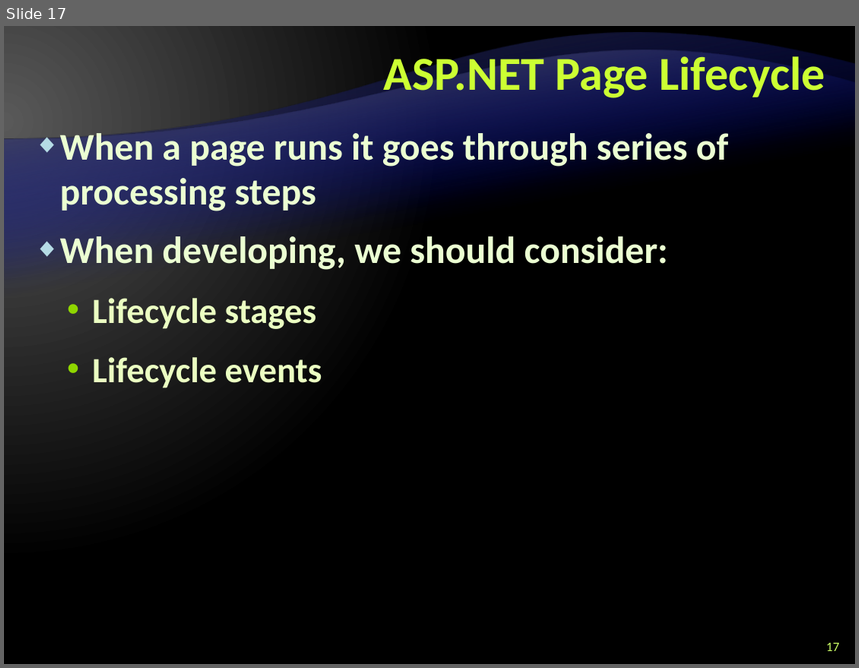
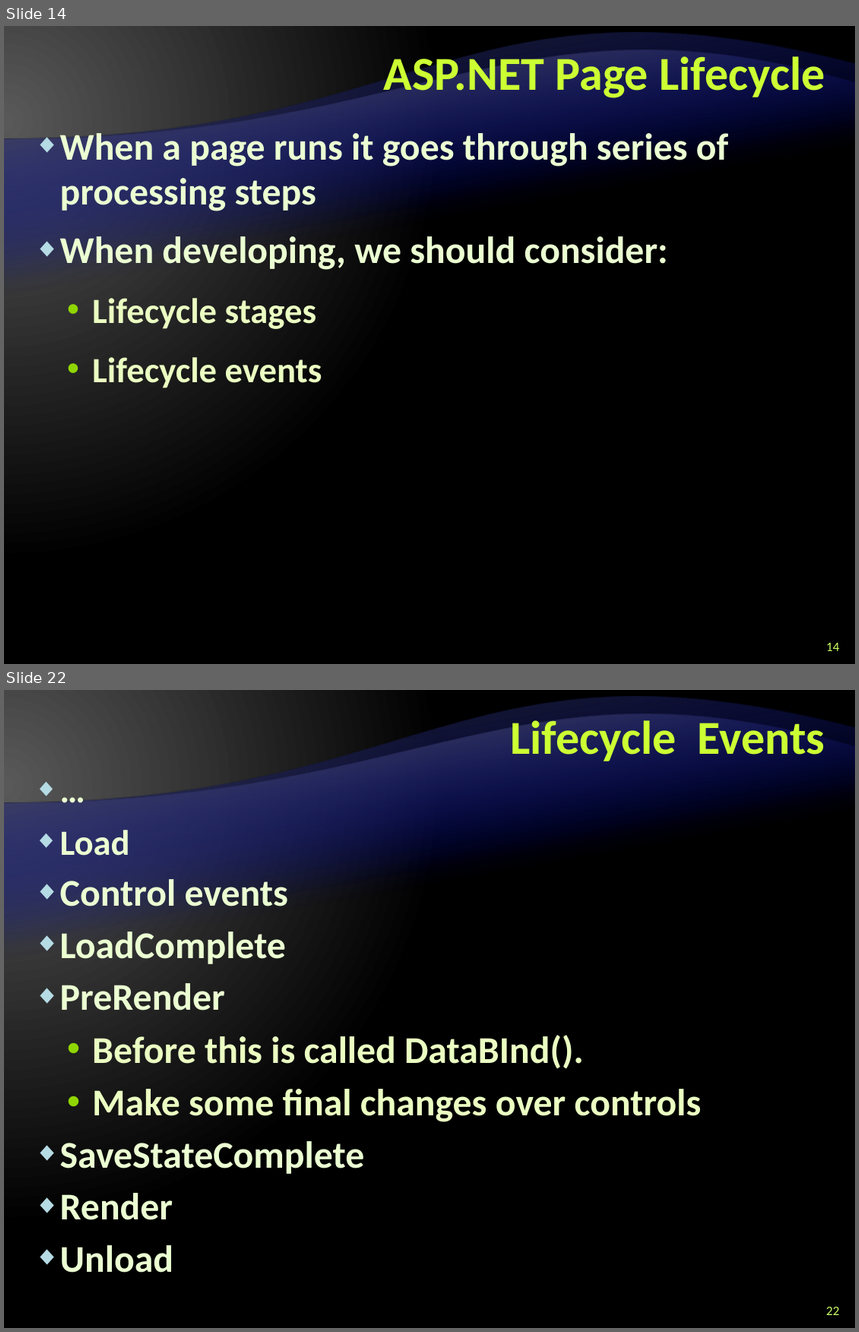
Before and after one commit to Graveheart/aspnetcourse, a slide deck: lectures/8. ASP.NET – Part I.pptx. Shown one above the other, each under a label of ours: slide 17 before the commit, slides 14 and 22 after it; the slides between them are not shown. The pictures are 859x668 and 859x1332 pixels, drawn with LibreOffice and Linux fonts; fonts in the diff are those of the drawing; background and template pictures are left out. Boxes give left, top, right and bottom in pixels: in the first picture for what was removed or moved away, otherwise in the second. Text is boxed around its words. In the diff, an @@ line names an element or a change of style, - is before the commit and + after.

```diff
--- a/lectures/8. ASP.NET – Part I.pptx
+++ b/lectures/8. ASP.NET – Part I.pptx
@@ slide 22 added at bbox=[4, 690, 855, 1328], background gradient #595959 to #000000; not listed: 2 template elements that a slide beside it also shows @@
@@ title added at bbox=[510, 714, 826, 761], 40 pt, text #CCFF33, bold @@
+Lifecycle Events
@@ text added at bbox=[60, 830, 702, 1273], 32 pt, text #EBFFD2, bold @@
+◆ …
+◆ Load
+◆ Control events
+◆ LoadComplete
+◆ PreRender
+  • Before this is called DataBInd().
+  • Make some final changes over controls
+◆ SaveStateComplete
+◆ Render
+◆ Unload
@@ page number added at bbox=[826, 1307, 839, 1315], 11 pt, text #CCFF66 @@
+22
@@ what was slide 17 is now slide 14 @@
@@ page number at bbox=[826, 643, 839, 651]: text changed @@
-17
+14
```
Also in this commit, not shown: 3 slides changed, 23 other slides added, 1 slide removed.
